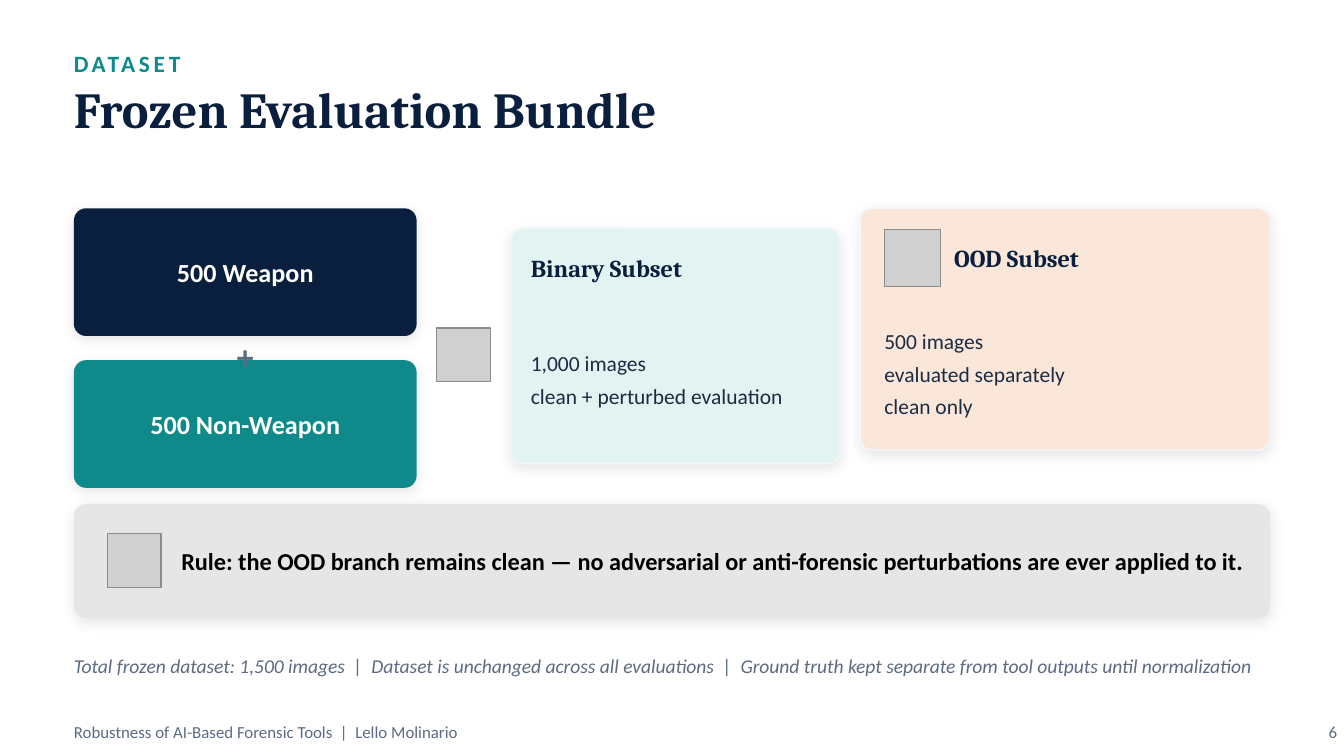
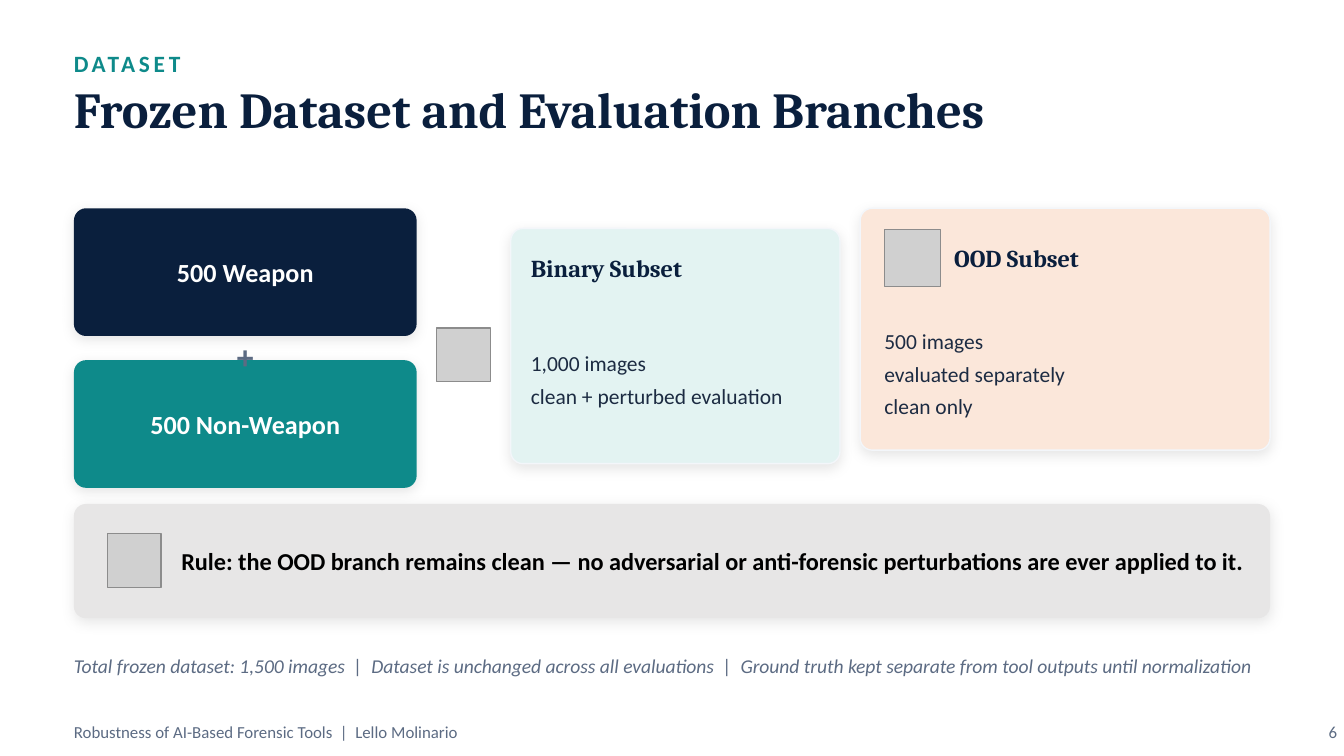
Before and after one commit to lmolinario/msc-thesis-ai-robustness-in-digital-forensics, a slide deck: slide 6 of docs/slides/Molinario_Thesis_Defense.pptx. Drawn at 1344x756 pixels with LibreOffice and Linux fonts; fonts in the diff are those of the drawing; grey boxes stand for pictures. Boxes give left, top, right and bottom in pixels: in the first picture for what was removed or moved away, otherwise in the second. Text is boxed around its words. In the diff, an @@ line names an element or a change of style, - is before the commit and + after.

```diff
--- a/docs/slides/Molinario_Thesis_Defense.pptx
+++ b/docs/slides/Molinario_Thesis_Defense.pptx
@@ text at (x1=74, y1=93, x2=984, y2=129): text changed @@
-Frozen Evaluation Bundle
+Frozen Dataset and Evaluation Branches
```
Also in this commit, not shown: 4 other slides changed.
